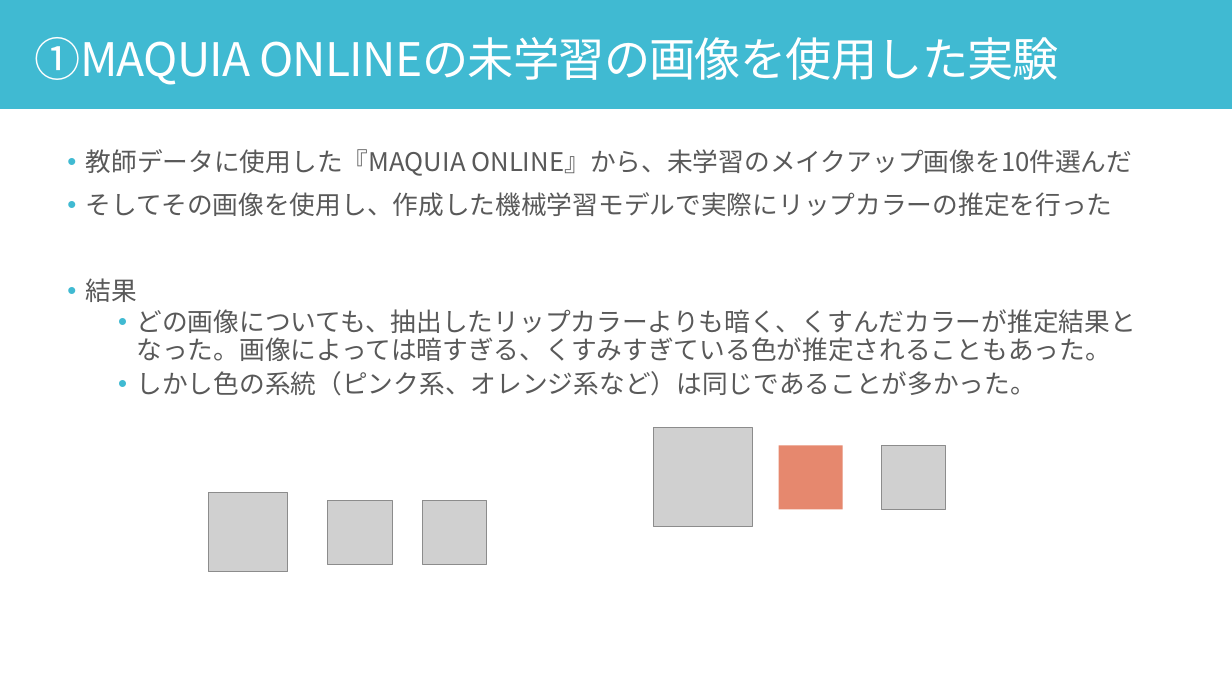
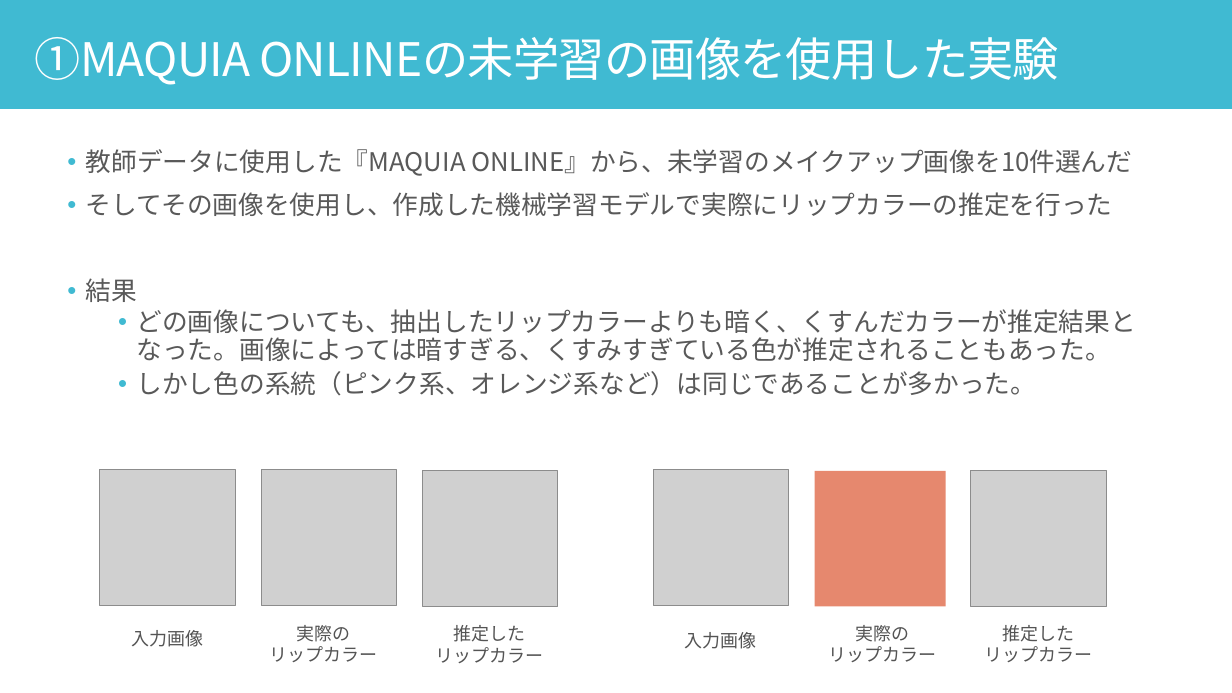
Before and after one commit to yuu5322/sci23, a slide deck: slide 15 of 口頭試問.pptx. Drawn at 1232x693 pixels with LibreOffice and Linux fonts; fonts in the diff are those of the drawing; grey boxes stand for pictures. Boxes give left, top, right and bottom in pixels: in the first picture for what was removed or moved away, otherwise in the second. Text is boxed around its words. In the diff, an @@ line names an element or a change of style, - is before the commit and + after.

Commit message:
update

```diff
--- a/口頭試問.pptx
+++ b/口頭試問.pptx
@@ picture: place and size @@
-picture at <box>208,493,287,572</box>
+picture at <box>100,470,236,606</box>
@@ picture: place and size @@
-picture at <box>328,500,392,564</box>
+picture at <box>262,470,397,606</box>
@@ picture: place and size @@
-picture at <box>422,500,486,564</box>
+picture at <box>422,471,558,607</box>
@@ picture: place and size @@
-picture at <box>653,428,752,527</box>
+picture at <box>653,470,789,606</box>
@@ rectangle: place and size @@
-rectangle at <box>779,445,843,509</box>
+rectangle at <box>815,471,946,607</box>
@@ picture: place and size @@
-picture at <box>882,445,945,509</box>
+picture at <box>971,471,1107,607</box>
@@ text added at <box>269,625,377,662</box>, 14 pt, text #545454 @@
+実際の
+リップカラー
@@ text added at <box>436,625,544,663</box>, 14 pt, text #545454 @@
+推定した
+リップカラー
@@ text added at <box>828,625,936,662</box>, 14 pt, text #545454 @@
+実際の
+リップカラー
@@ text added at <box>985,625,1093,662</box>, 14 pt, text #545454 @@
+推定した
+リップカラー
@@ text added at <box>131,630,203,647</box>, 14 pt, text #545454 @@
+入力画像
@@ text added at <box>685,632,757,649</box>, 14 pt, text #545454 @@
+入力画像
```
Also in this commit, not shown: 4 other slides changed, 4 slides added, 7 slides removed.
